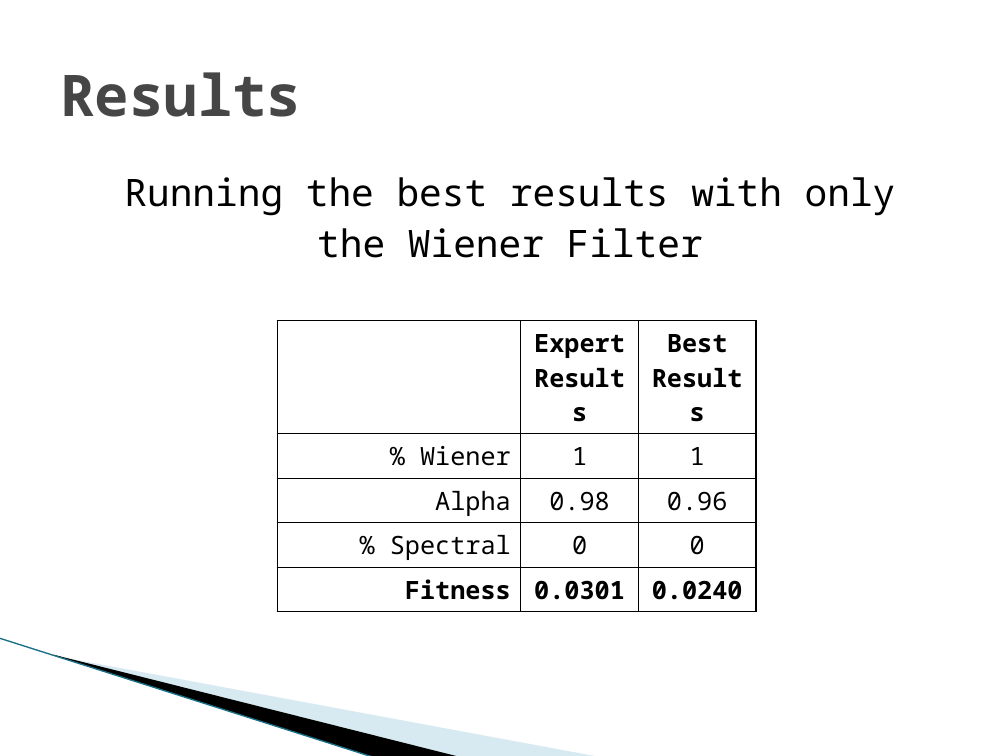
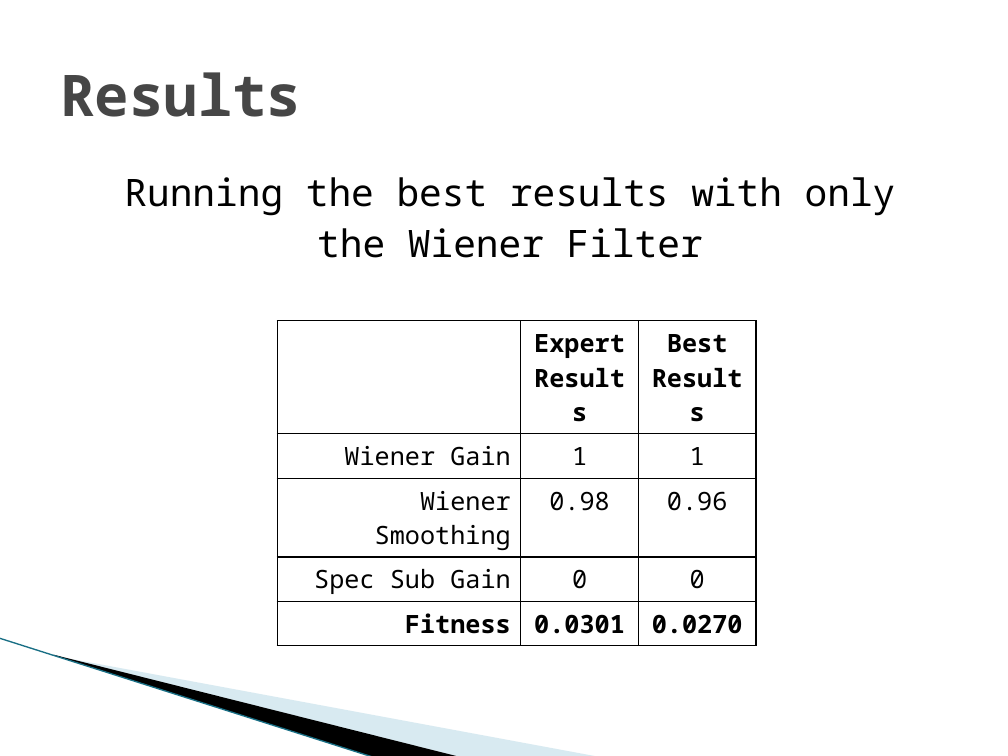
Before and after one commit to vfasburg/cse_848, a slide deck: slide 15 of project/848_Project_Presentation_Fasburg_Thomas.pptx (slide 14 before the commit). Drawn at 1008x756 pixels with LibreOffice and Linux fonts; fonts in the diff are those of the drawing; background and template pictures are left out. Boxes give left, top, right and bottom in pixels: in the first picture for what was removed or moved away, otherwise in the second. Text is boxed around its words. In the diff, an @@ line names an element or a change of style, - is before the commit and + after.

```diff
--- a/project/848_Project_Presentation_Fasburg_Thomas.pptx
+++ b/project/848_Project_Presentation_Fasburg_Thomas.pptx
@@ table at <box>277,321,757,638</box> @@
-row 2, column 1: % Wiener
+row 2, column 1: Wiener Gain
-row 3, column 1: Alpha
+row 3, column 1: Wiener Smoothing
-row 4, column 1: % Spectral
+row 4, column 1: Spec Sub Gain
-row 5, column 3: 0.0240
+row 5, column 3: 0.0270
```
Also in this commit, not shown: 5 other slides changed, 2 slides added, 1 slide removed, 1 other file.
